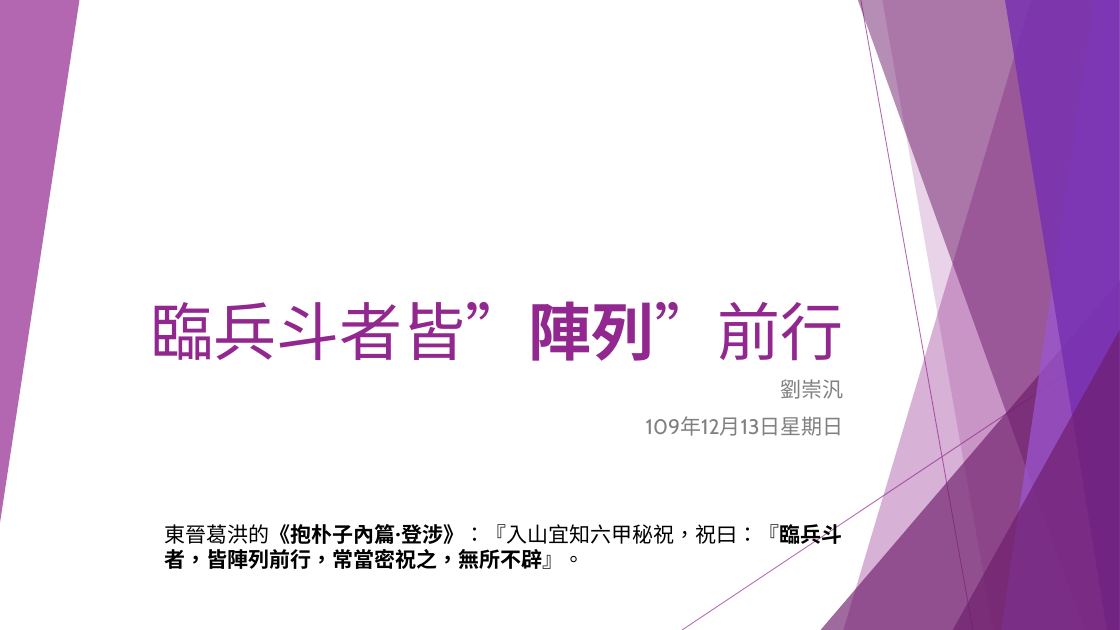
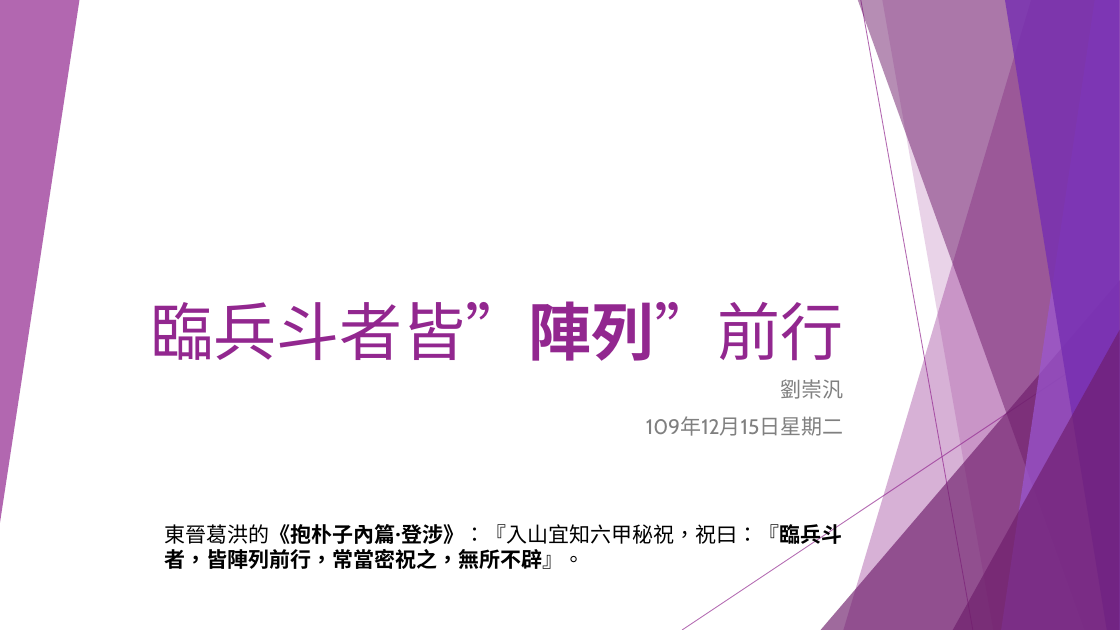
Before and after one commit to liulawsi/My_PPTs, a slide deck: slide 1 of CHING JIAN/C_Class/04陣列好好用.pptx. Drawn at 1120x630 pixels with LibreOffice and Linux fonts; fonts in the diff are those of the drawing. Boxes give left, top, right and bottom in pixels: in the first picture for what was removed or moved away, otherwise in the second. Text is boxed around its words. In the diff, an @@ line names an element or a change of style, - is before the commit and + after.

```diff
--- a/CHING JIAN/C_Class/04陣列好好用.pptx
+++ b/CHING JIAN/C_Class/04陣列好好用.pptx
@@ subtitle at [646, 416, 844, 436]: text changed @@
-109年12月13日星期日
+109年12月15日星期二
```
Also in this commit, not shown: 7 other slides changed, 6 slides removed.
